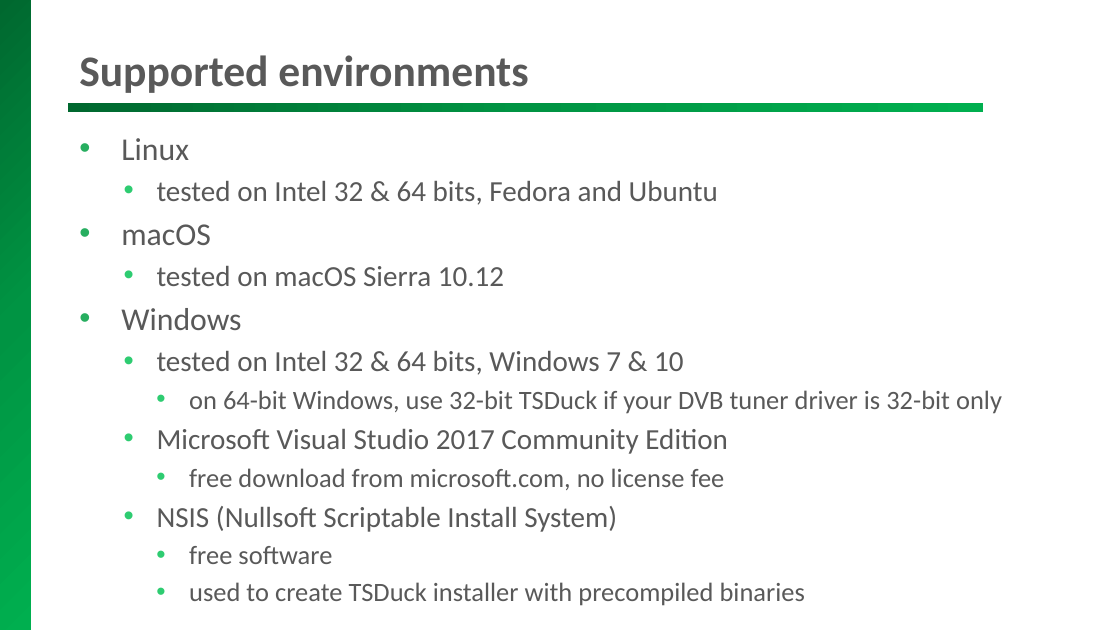
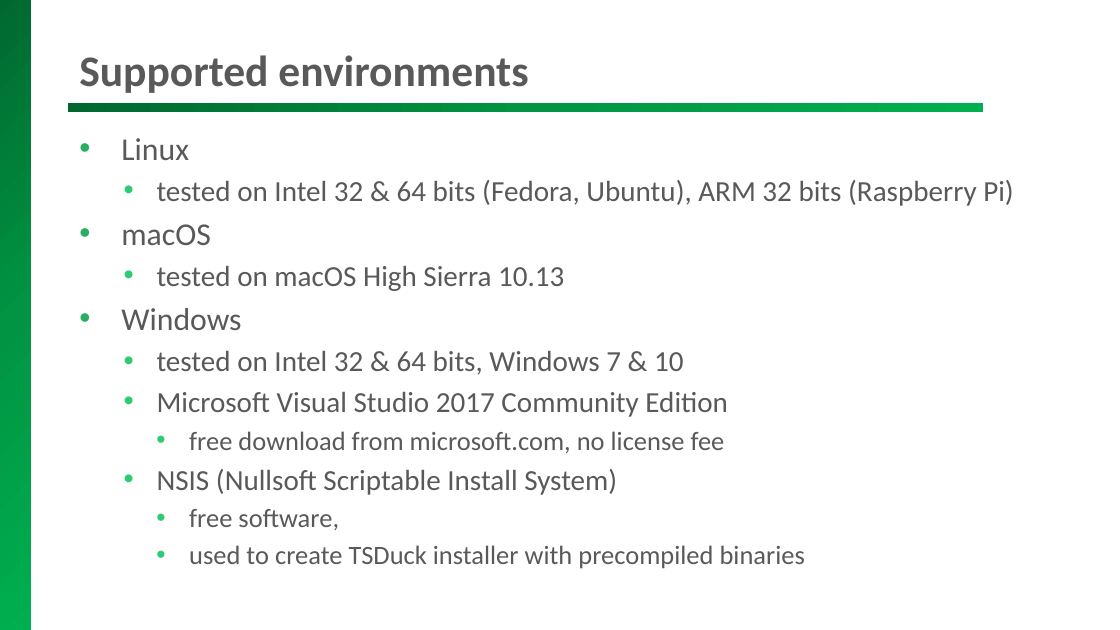
Before and after one commit to tsduck/tsduck, a slide deck: slide 33 of doc/tsduck-presentation.pptx (slide 31 before the commit). Drawn at 1120x630 pixels with LibreOffice and Linux fonts; fonts in the diff are those of the drawing; background and template pictures are left out. Boxes give left, top, right and bottom in pixels: in the first picture for what was removed or moved away, otherwise in the second. Text is boxed around its words. In the diff, an @@ line names an element or a change of style, - is before the commit and + after.

```diff
--- a/doc/tsduck-presentation.pptx
+++ b/doc/tsduck-presentation.pptx
@@ text at (x1=157, y1=180, x2=1014, y2=206): text changed @@
-  • tested on Intel 32 & 64 bits, Fedora and Ubuntu
+  • tested on Intel 32 & 64 bits (Fedora, Ubuntu), ARM 32 bits (Raspberry Pi)
@@ text at (x1=157, y1=266, x2=564, y2=291): text changed @@
-  • tested on macOS Sierra 10.12
+  • tested on macOS High Sierra 10.13
@@ text at (x1=189, y1=390, x2=1002, y2=414): paragraph removed @@
-    • on 64-bit Windows, use 32-bit TSDuck if your DVB tuner driver is 32-bit only
@@ text at (x1=189, y1=509, x2=339, y2=530): text changed @@
-    • free software
+    • free software,
```
Also in this commit, not shown: 10 other slides changed, 2 slides added, 6 other files.
